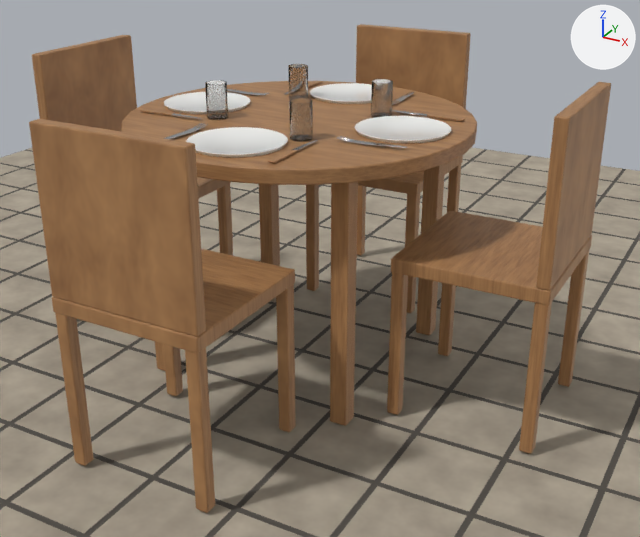
One commit to the Blender file render-base.blend: the scene before it, then after it.
One viewpoint serves both versions: a 50 mm camera at (1.252, -2.157, 1.37) aimed at (0.08, -0.026, 0.305). Lighting does not change. The marker at upper right points along +X, +Y and +Z. The picture after the commit comes second.
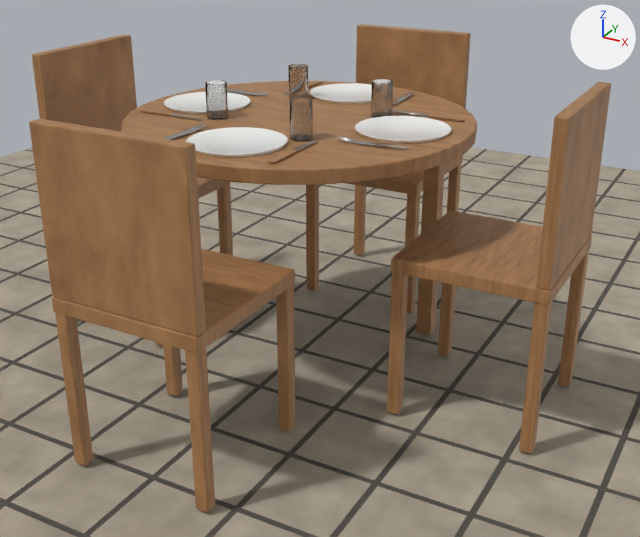
Location of each change, [x1, y1, x2, y2] in pixels of the pictures (640 x 537 px):
'Cube', deleted
    before: [155, 164, 445, 426]

Diff of the bpy script that builds the scene:
```diff
--- a/render-base.blend.py
+++ b/render-base.blend.py
@@ ob_cube @@
-ob_cube = bpy.data.objects.new('Cube', me_cube_001)
-ob_cube.location = (0.0, 0.0, 0.0)
-_m = ob_cube.modifiers.new('Mirror', 'MIRROR')
-_m.use_axis = (True, True, False)
-_m = ob_cube.modifiers.new('Bevel', 'BEVEL')
-_m.width = 0.003
-_m.width_pct = 0.003
-_m.segments = 3
```
